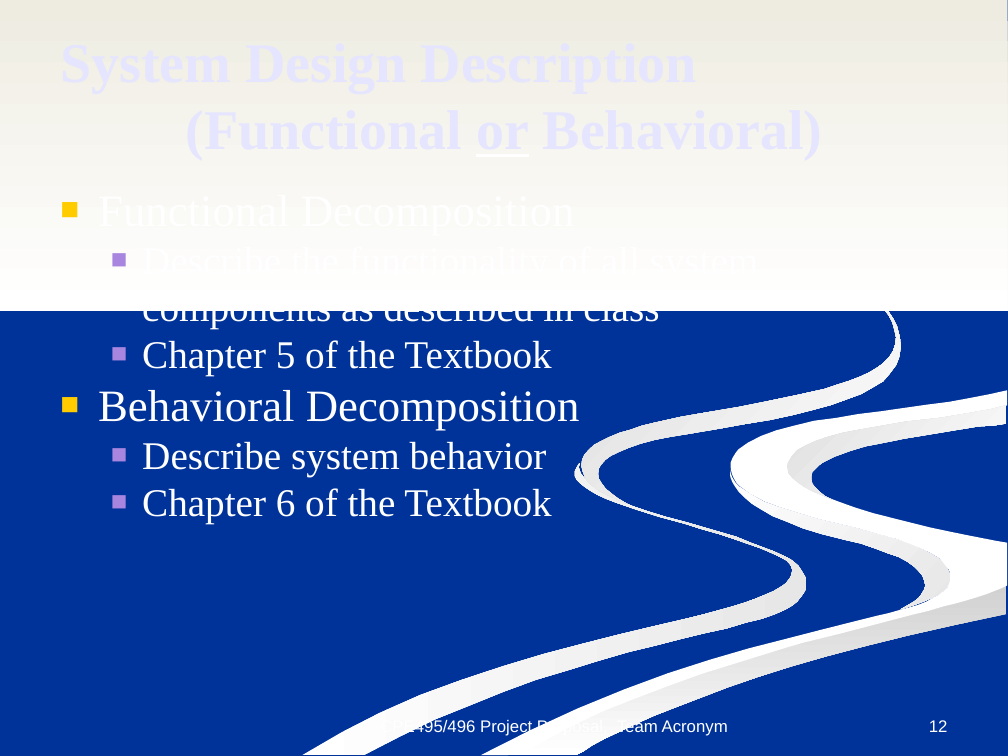
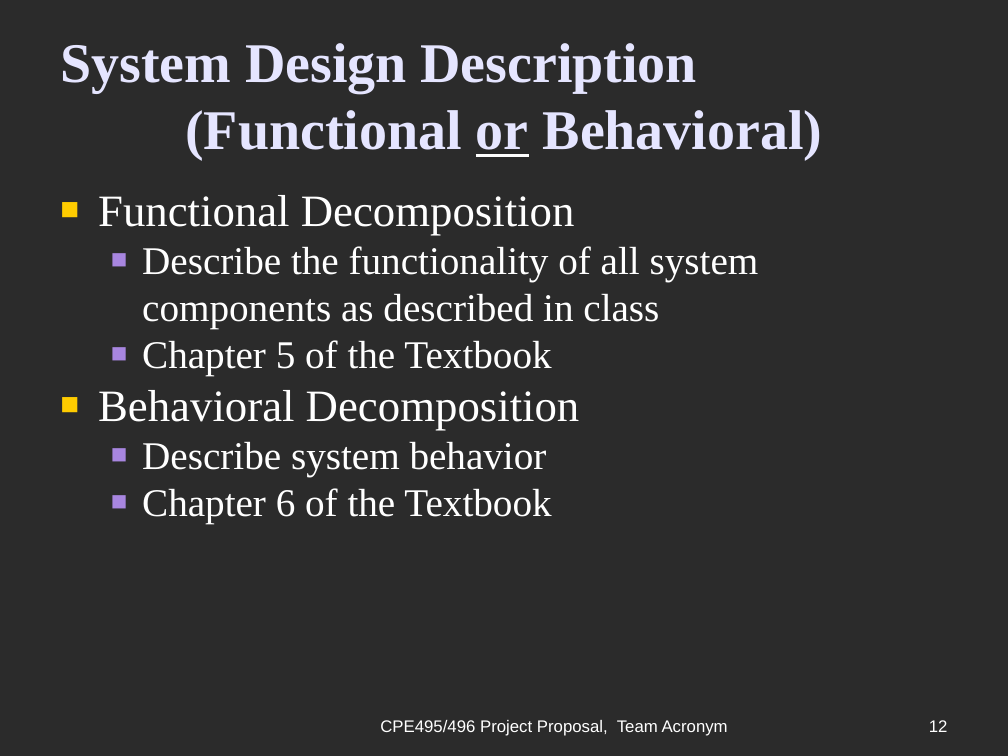
Before and after one commit to ctag/cpe495, a slide deck: slide 12 of projectProposal/495_project_proposal_template.pptx. Drawn at 1008x756 pixels with LibreOffice and Linux fonts; fonts in the diff are those of the drawing; background and template pictures are left out; a plain dark background stands for a picture behind light text. Boxes give left, top, right and bottom in pixels: in the first picture for what was removed or moved away, otherwise in the second. Text is boxed around its words. In the diff, an @@ line names an element or a change of style, - is before the commit and + after.

```diff
--- a/projectProposal/495_project_proposal_template.pptx
+++ b/projectProposal/495_project_proposal_template.pptx
@@ background #003399 to picture (left out) @@
@@ freeform shape removed at bbox=[0, 0, 1008, 310] @@
@@ text at bbox=[60, 43, 823, 159]: text changed @@
-System Design Description
-(Functional or Behavioral)
+System Design Description
+(Functional or Behavioral)
@@ text "Functional Decomposition" rewrapped from bbox=[98, 311, 659, 523] to bbox=[98, 195, 759, 523] @@
@@ freeform shape removed at bbox=[582, 235, 901, 504] @@
@@ freeform shape removed at bbox=[481, 390, 1007, 755] @@
@@ freeform shape removed at bbox=[787, 405, 1006, 500] @@
@@ freeform shape removed at bbox=[302, 463, 806, 755] @@
@@ freeform shape removed at bbox=[730, 468, 951, 610] @@
@@ freeform shape removed at bbox=[507, 586, 1006, 755] @@
```
Also in this commit, not shown: 18 other slides changed, 15 other files.
